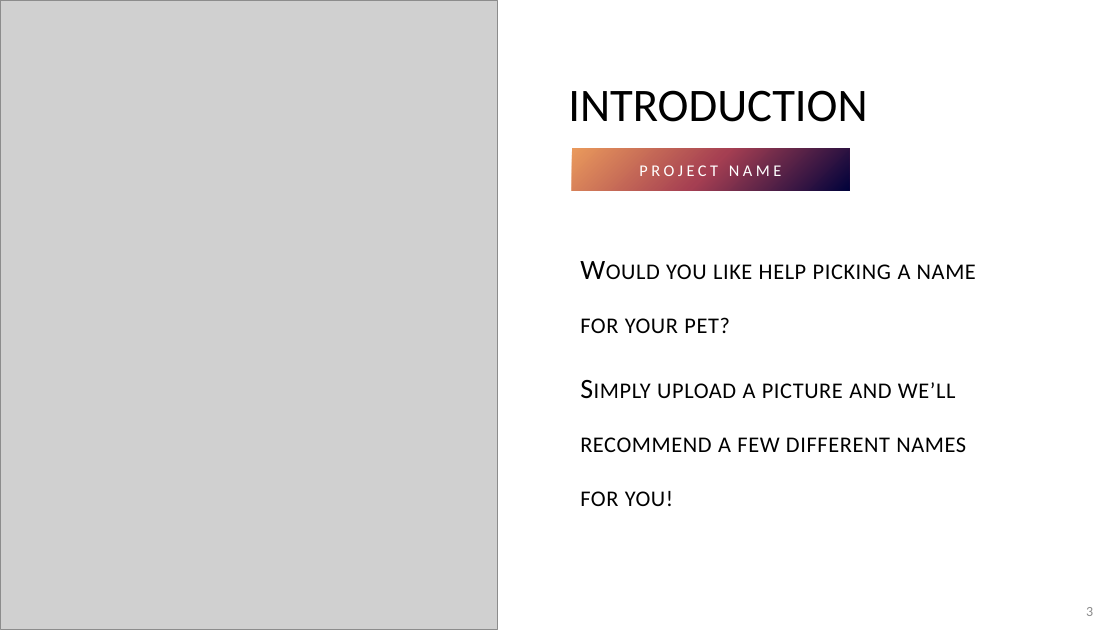
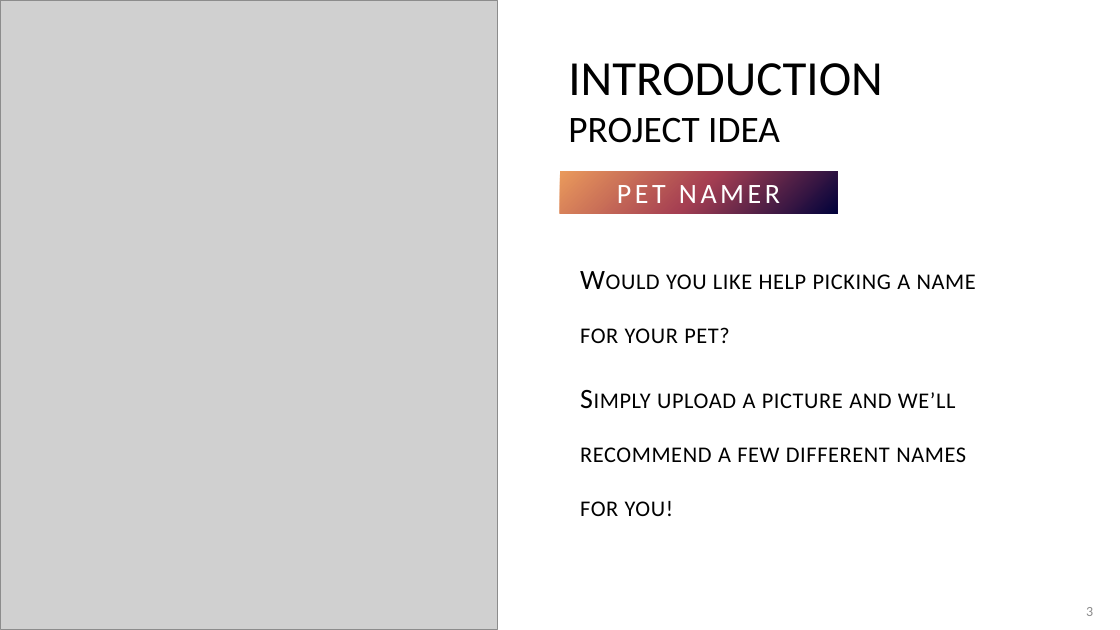
Before and after one commit to adriaonline/CPT200SP24-Team1, a slide deck: slide 3 of Phase 1 - Presentation.pptx. Drawn at 1120x630 pixels with LibreOffice and Linux fonts; fonts in the diff are those of the drawing; grey boxes stand for pictures. Boxes give left, top, right and bottom in pixels: in the first picture for what was removed or moved away, otherwise in the second. Text is boxed around its words. In the diff, an @@ line names an element or a change of style, - is before the commit and + after.

```diff
--- a/Phase 1 - Presentation.pptx
+++ b/Phase 1 - Presentation.pptx
@@ title at bbox=[568, 63, 882, 143]: text changed; size 40 to 42 pt @@
-INTRODUCTION
+INTRODUCTION
+PROJECT IDEA
@@ text "PET NAMER": place and size @@
-text "PET NAMER" at bbox=[572, 148, 849, 191]
+text "PET NAMER" at bbox=[560, 171, 838, 214]
@@ text at bbox=[617, 180, 780, 210]: text changed; size 14 to 24 pt @@
-PROJECT NAME
+PET NAMER
@@ text "Would you like help picking ...": place and size @@
-text "Would you like help picking ..." at bbox=[580, 264, 976, 506]
+text "Would you like help picking ..." at bbox=[580, 274, 976, 516]
```
Also in this commit, not shown: 3 other slides changed, 2 slides added, 1 slide removed, 2 other files.
